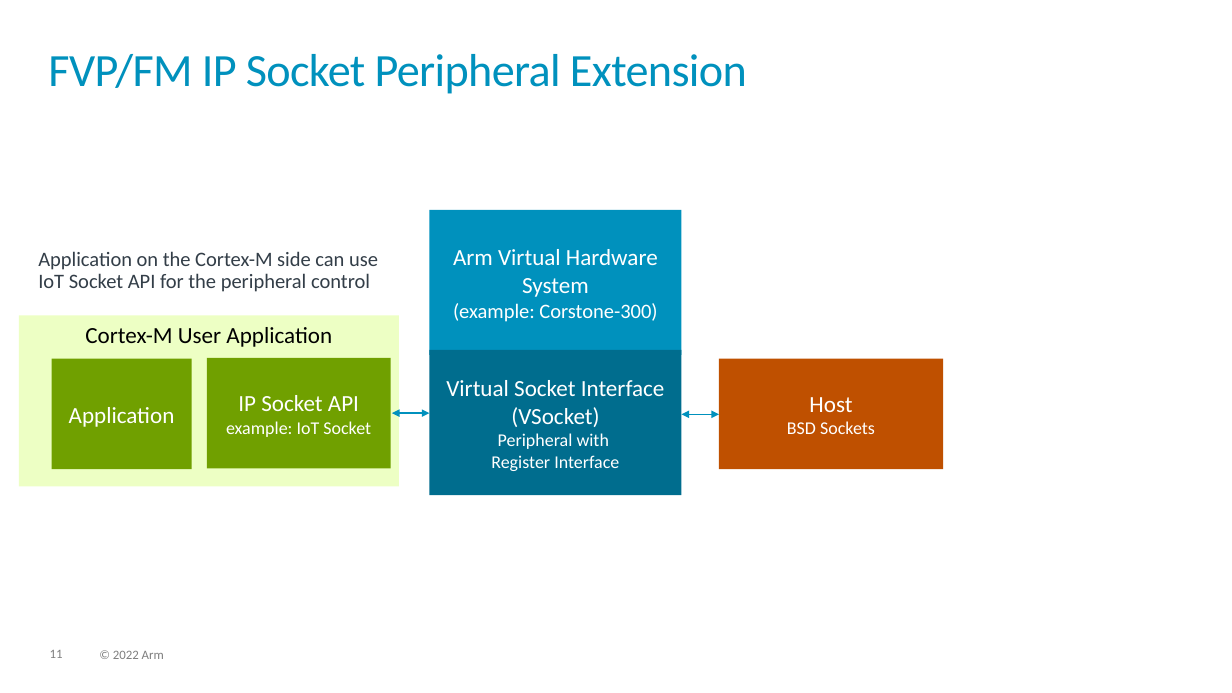
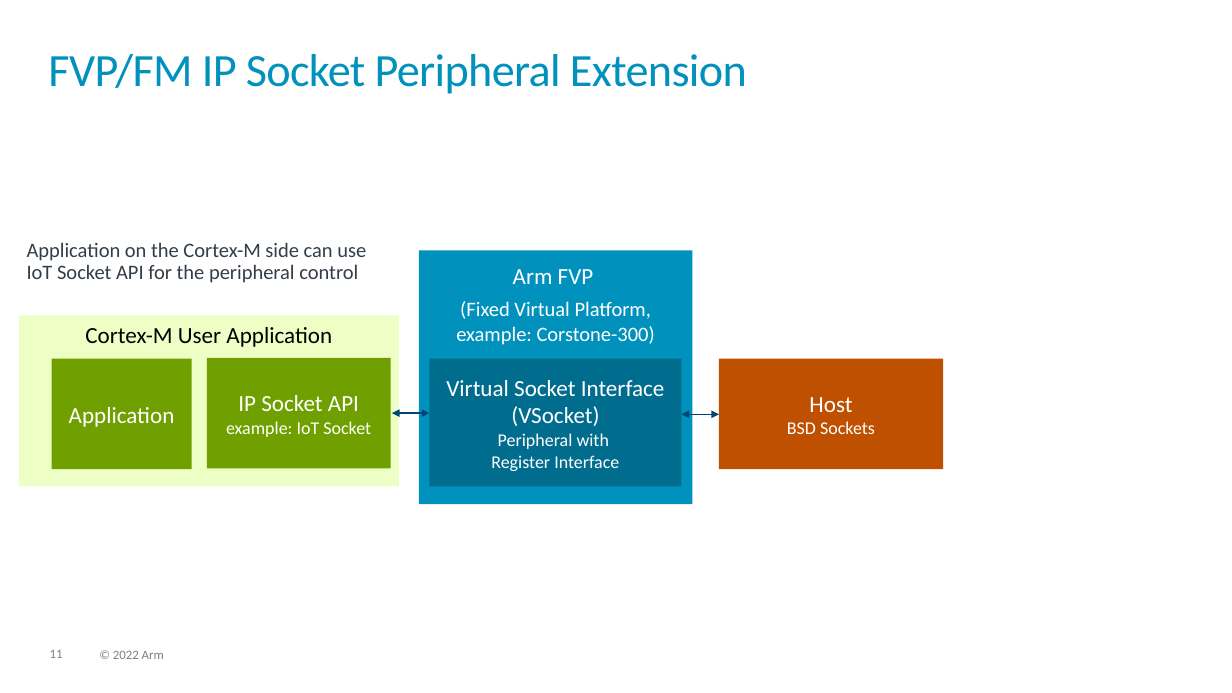
Before and after one commit to ARM-software/AVH, a slide deck: slide 11 of DoxyGen/overview/src/images/img_src.pptx. Drawn at 1232x693 pixels with LibreOffice and Linux fonts; fonts in the diff are those of the drawing; background and template pictures are left out. Boxes give left, top, right and bottom in pixels: in the first picture for what was removed or moved away, otherwise in the second. Text is boxed around its words. In the diff, an @@ line names an element or a change of style, - is before the commit and + after.

```diff
--- a/DoxyGen/overview/src/images/img_src.pptx
+++ b/DoxyGen/overview/src/images/img_src.pptx
@@ text "Application on the Cortex-M side ...": place and size @@
-text "Application on the Cortex-M side ..." at bbox=[38, 251, 378, 292]
+text "Application on the Cortex-M side ..." at bbox=[27, 242, 366, 283]
@@ rectangle "Arm FVP": place and size @@
-rectangle "Arm FVP" at bbox=[430, 210, 682, 355]
+rectangle "Arm FVP" at bbox=[419, 250, 692, 505]
@@ text in rectangle at bbox=[456, 269, 655, 345]: text changed; size 18 to 16 pt @@
-Arm Virtual Hardware System
-(example: Corstone-300)
+Arm FVP
+(Fixed Virtual Platform,
+example: Corstone-300)
@@ rectangle "Virtual Socket Interface (VSocket) Peripheral ...": place and size @@
-rectangle "Virtual Socket Interface (VSocket) Peripheral ..." at bbox=[430, 350, 682, 495]
+rectangle "Virtual Socket Interface (VSocket) Peripheral ..." at bbox=[430, 359, 682, 486]
@@ double arrow (392, 413) - (430, 413): stroke #0091BD 1 pt to #004575 1 pt @@
@@ double arrow (681, 414) - (719, 414): stroke #0091BD 1 pt to #004575 1 pt @@
```
Also in this commit, not shown: 6 other slides changed, 1 slide removed, 7 other files.
